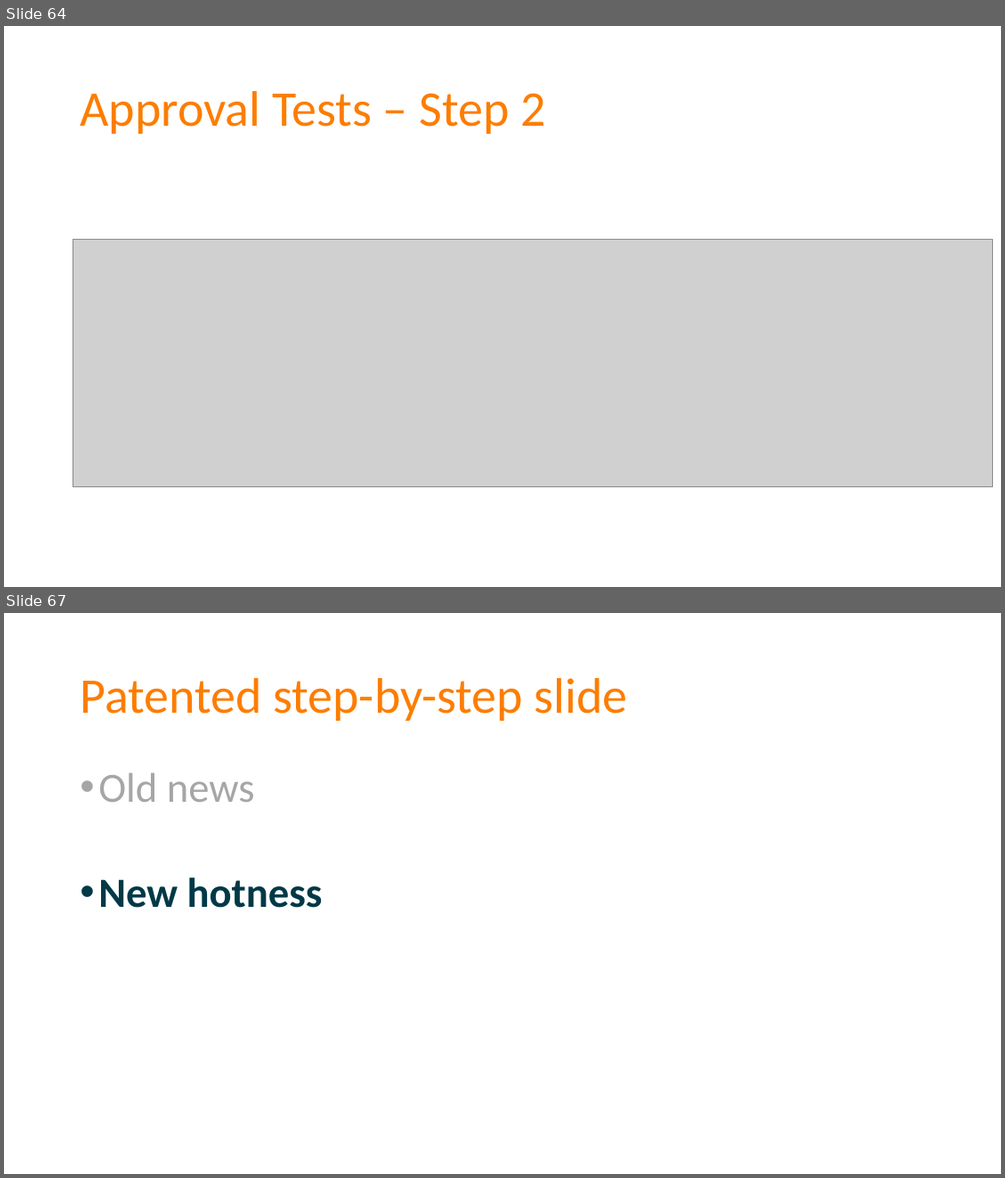
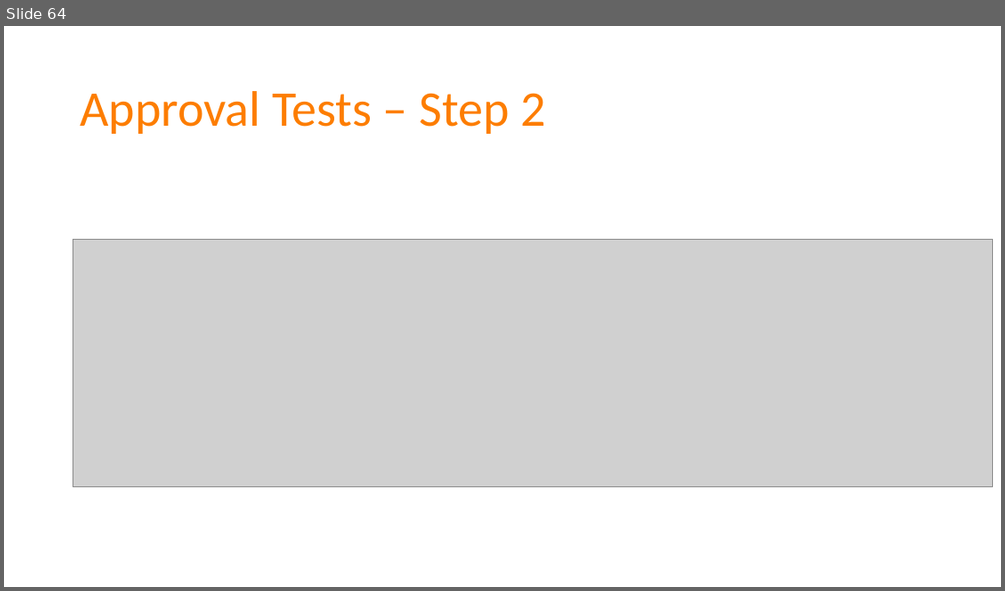
Before and after one commit to spetryjohnson/Talk---Dont-Write-Secure-Code-Design-Secure-Systems, a slide deck: Secure Systems - CodeMash 2017.pptx. Shown one above the other, each under a label of ours: slides 64 and 67 before the commit, slide 64 after it; the slides between them are not shown. The pictures are 1005x1178 and 1005x591 pixels, drawn with LibreOffice and Linux fonts; fonts in the diff are those of the drawing; grey boxes stand for pictures. Boxes give left, top, right and bottom in pixels: in the first picture for what was removed or moved away, otherwise in the second. Text is boxed around its words. In the diff, an @@ line names an element or a change of style, - is before the commit and + after.

```diff
--- a/Secure Systems - CodeMash 2017.pptx
+++ b/Secure Systems - CodeMash 2017.pptx
@@ slide 67 removed at <box>4,613,1001,1174</box>, background #FFFFFF @@
@@ title removed at <box>80,678,628,721</box> @@
-Patented step-by-step slide
@@ text removed at <box>98,773,323,908</box> @@
-• Old news
-• New hotness
```
Also in this commit, not shown: 2 slides changed, 4 slides added, 3 other slides removed, 1 other file.
